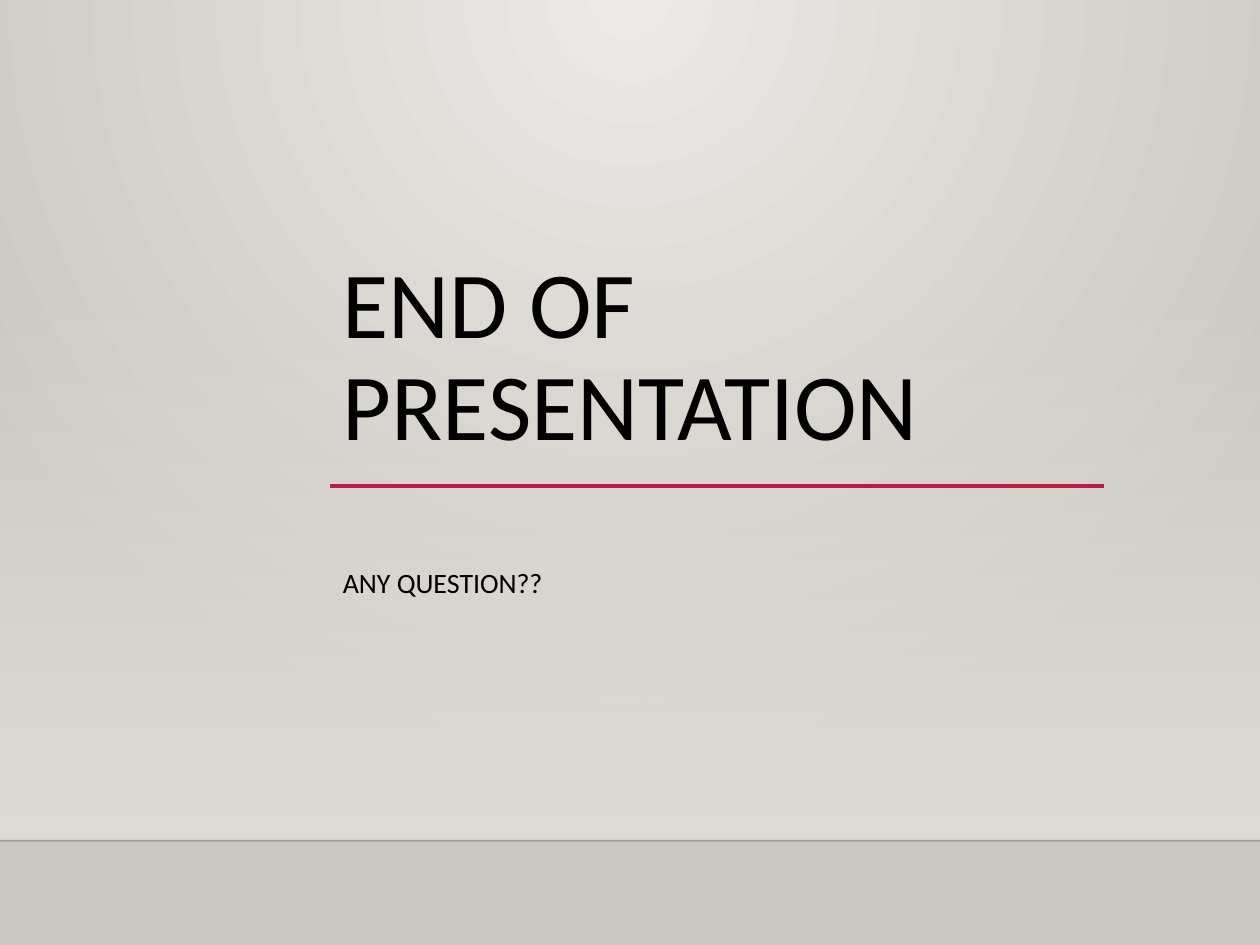
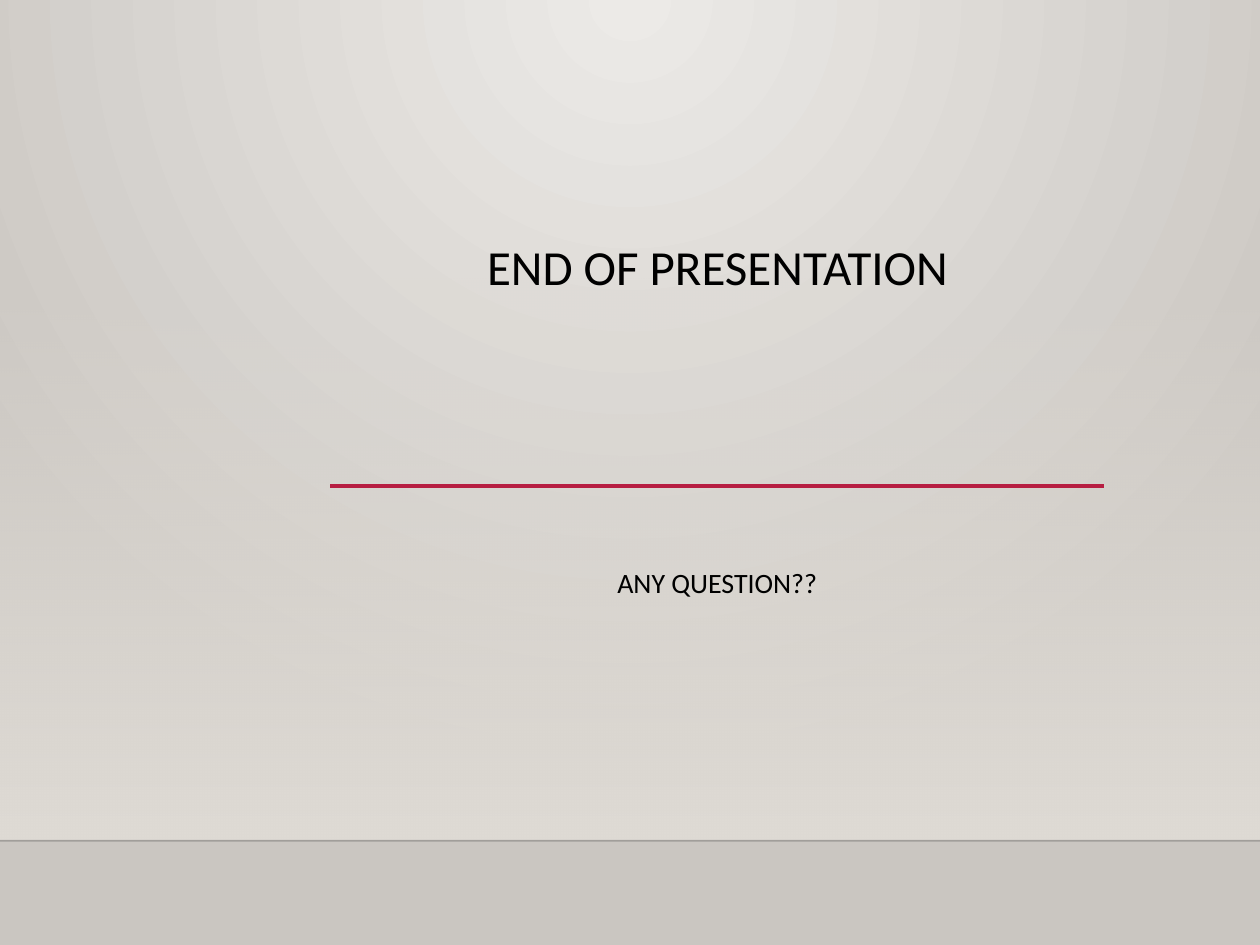
Before and after one commit to group6ai2026/LoanPayBackPrediction, a slide deck: slide 13 of PPT/Group6PPT.pptx (slide 5 before the commit). Drawn at 1260x945 pixels with LibreOffice and Linux fonts; fonts in the diff are those of the drawing; background and template pictures are left out. Boxes give left, top, right and bottom in pixels: in the first picture for what was removed or moved away, otherwise in the second. Text is boxed around its words. In the diff, an @@ line names an element or a change of style, - is before the commit and + after.

```diff
--- a/PPT/Group6PPT.pptx
+++ b/PPT/Group6PPT.pptx
@@ title "END OF PRESENTATION" at (487, 253, 948, 286): size 54 to 28 pt; alignment left to centre @@
@@ subtitle "ANY QUESTION??" at (617, 574, 817, 597): alignment left to centre @@
```
Also in this commit, not shown: 5 other slides changed, 7 slides added, 2 other files.
